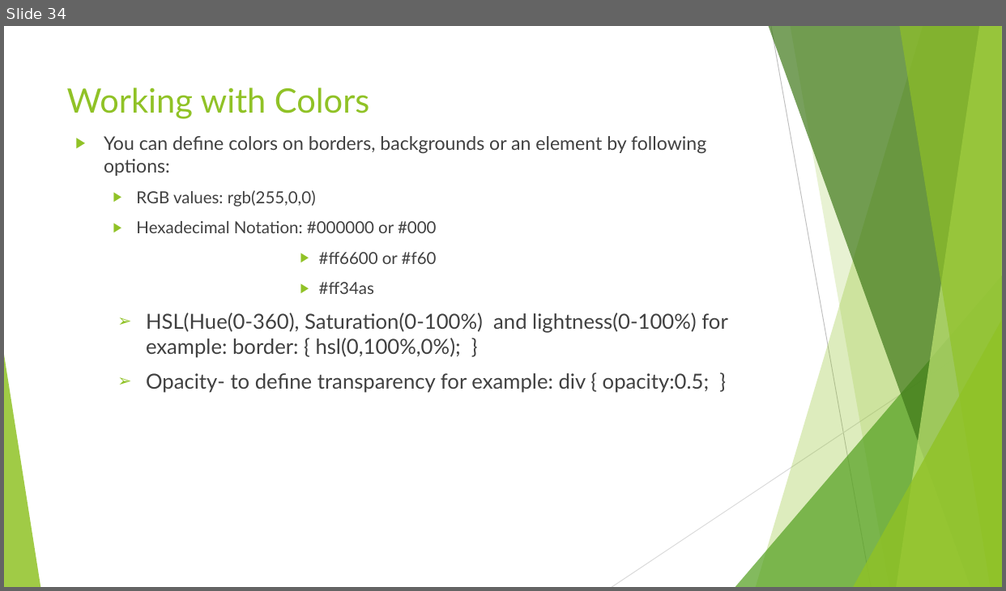
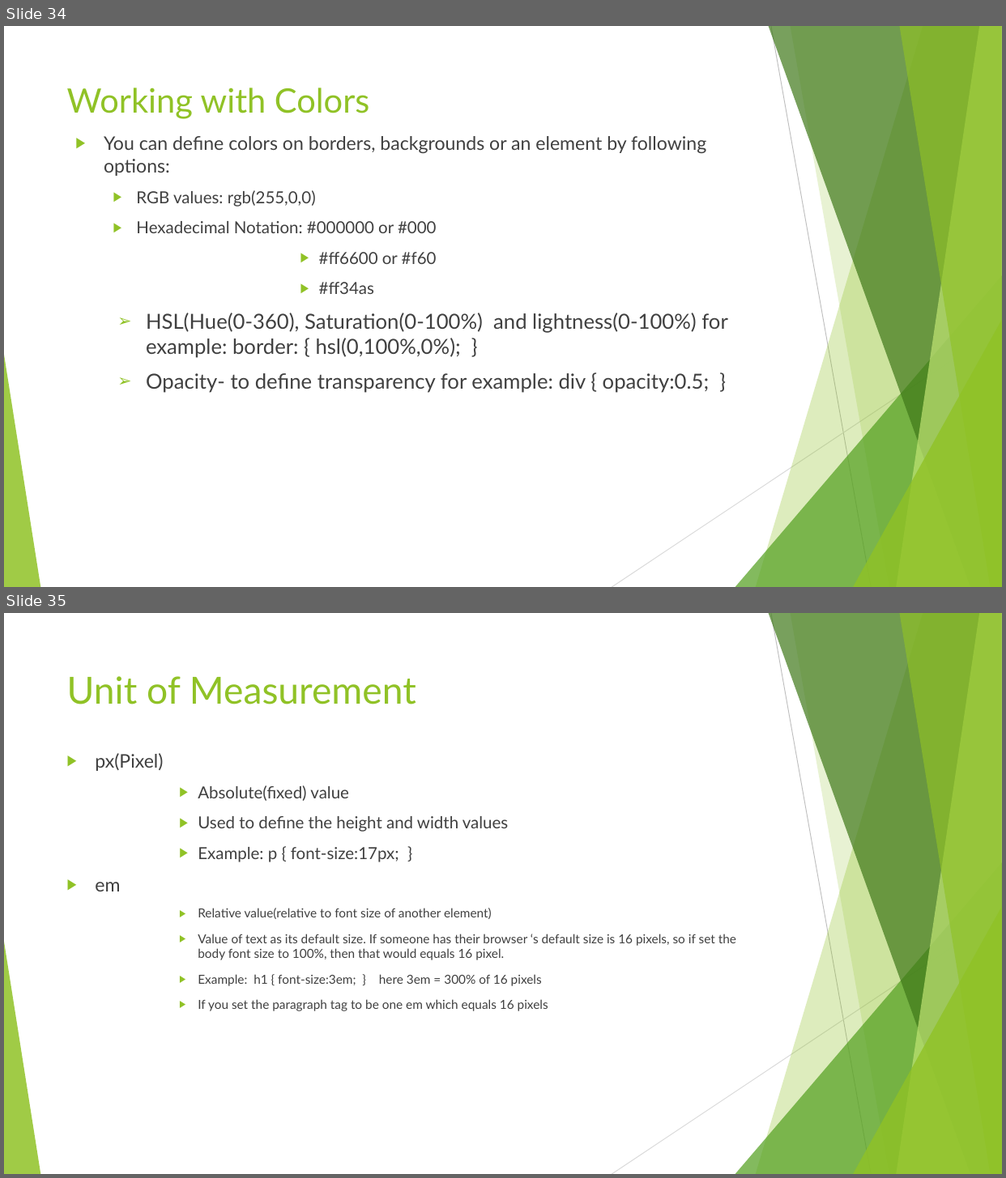
Before and after one commit to anumsh/Introduction-To-CSS, a slide deck: Introduction-to-CSS.pptx. Shown one above the other, each under a label of ours: slide 34 before the commit, slides 34 and 35 after it. The pictures are 1006x591 and 1006x1178 pixels, drawn with LibreOffice and Linux fonts; fonts in the diff are those of the drawing. Boxes give left, top, right and bottom in pixels: in the first picture for what was removed or moved away, otherwise in the second. Text is boxed around its words. In the diff, an @@ line names an element or a change of style, - is before the commit and + after.

Commit message:
feat: Unit of Measurement in CSS

```diff
--- a/Introduction-to-CSS.pptx
+++ b/Introduction-to-CSS.pptx
@@ slide 35 added at box(4, 613, 1002, 1174), background #FFFFFF; not listed: 10 template elements that a slide beside it also shows @@
@@ title added at box(67, 676, 416, 705), 36 pt, text #90C226 @@
+Unit of Measurement
@@ text added at box(95, 753, 736, 1012), 12 pt, text #404040 @@
+▶ px(Pixel)
+      ▶ Absolute(fixed) value
+      ▶ Used to define the height and width values
+      ▶ Example: p { font-size:17px; }
+▶ em
+      ▶ Relative value(relative to font size of another element)
+      ▶ Value of text as its default size. If someone has their browser ‘s default size is 16 pixels, so if set the body font size to 100%, then that would equals 16 pixel.
+      ▶ Example: h1 { font-size:3em; } here 3em = 300% of 16 pixels
+      ▶ If you set the paragraph tag to be one em which equals 16 pixels
```
Also in this commit, not shown: 1 other slide added.
